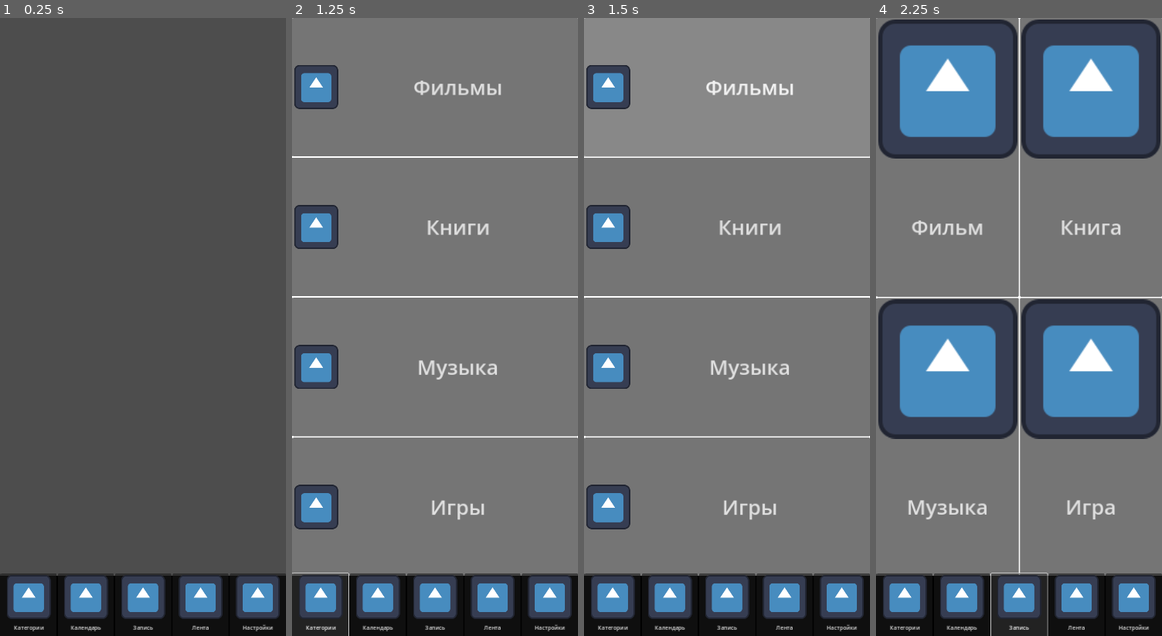
Above: before the commit, frames 1-4 (left to right).
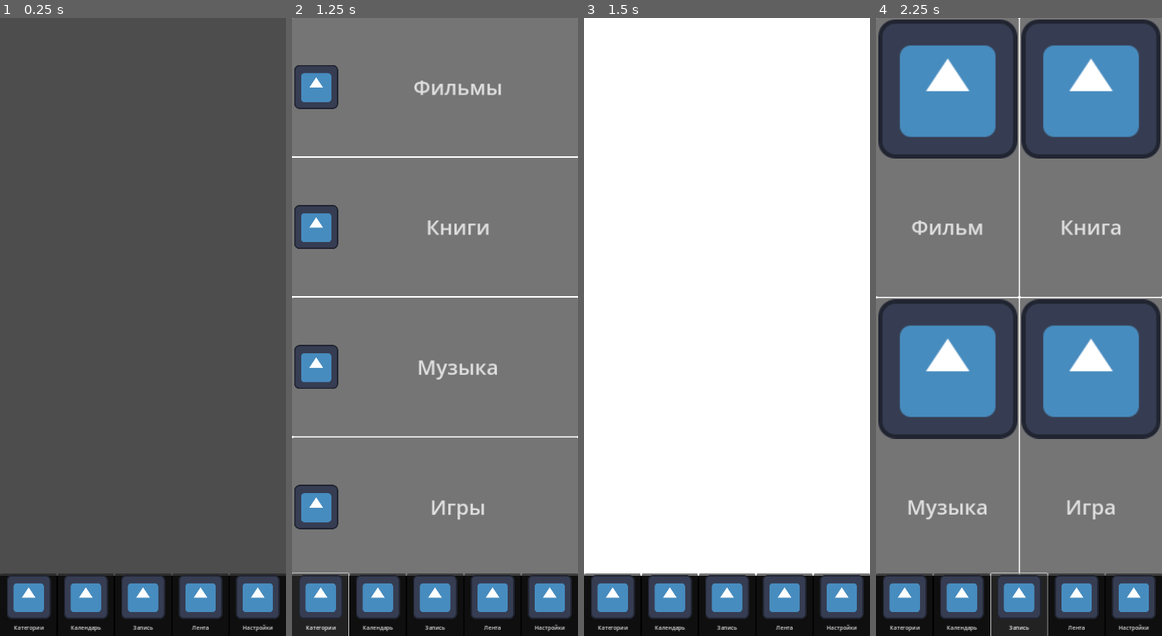
Above: after the commit, the same moments.

Repository: Maweill/ent-log-app
Game: Godot game, scene res://scenes/main/main.tscn
Same seed, same stepped clock (60 frames per second), same inputs: the game is played once before the commit and once after it. The engine's default icon, where the game draws it, is replaced by a stand-in: a white triangle on a blue panel in a dark square.
Inputs:
- Up to frame 1 (0.25 s): no input
- Up to frame 2 (1.25 s): click "Категории" at 0.5 s
- Up to frame 3 (1.5 s): click "Фильмы" at 1.25 s
- Up to frame 4 (2.25 s): click "Запись" at 2 s

Frames 1-2 are identical in both runs. In frame 3, 89% of the frame differs, in the area x 0-100%, y 0-91%; in frame 4, nothing differs.

Commit message:
Реализовал систему сохранения моделей

Diff:
--- a/resources/models/base_model/base_model.gd
+++ b/resources/models/base_model/base_model.gd
@@ -1,6 +1,7 @@
 class_name BaseModel
 
 var id: int
+var type: Enums.ModelType
 
 
 func export_data() -> Dictionary:
--- a/resources/models/movie_model/movie_model.gd
+++ b/resources/models/movie_model/movie_model.gd
@@ -9,6 +9,7 @@
 func export_data() -> Dictionary:
 	return {
 		"id": id,
+		"type": type,
 		"movie_name": movie_name,
 		"is_like": is_like
 	}
@@ -16,5 +17,6 @@
 
 func import_data(dict: Dictionary) -> void:
 	id = dict.id
+	type = dict.type
 	movie_name = dict.movie_name
 	is_like = dict.is_like
--- a/scenes/autoload/model_storage/model_storage.gd
+++ b/scenes/autoload/model_storage/model_storage.gd
@@ -1,78 +1,134 @@
 extends Node
 
-const DIRECTORY_PATH: String = "user://models/"
-const MODEL_FILE_PREFIX: String = "model_"
+const MODELS_ROOT_DIRECTORY_PATH: String = "user://models/"
 const LAST_ID_FILE_NAME: String = "last_id"
 
-var _models_data: Dictionary = {}
+var _models_data_by_type: Dictionary = {} # { Enums.ModelType: { id: { data } } }
 var _last_id: int
 
-
 func _init() -> void:
-	var dir = DirAccess.open("user://")
-	if not dir.dir_exists("models"):
-		dir.make_dir("models")
+	_make_dirs()
 	_load_all_models()
 	_load_last_id()
-
-
-func get_model(model_id: int, model_class) -> BaseModel:
-	if model_id in _models_data.keys():
-		var model_instance: BaseModel = model_class.new()
-		var model_data: Dictionary = _models_data[model_id] as Dictionary
-		model_instance.import_data(model_data)
-		return model_instance
-	else:
-		return null
 
 
 func add_model(model: BaseModel) -> int:
 	_last_id += 1
 	model.id = _last_id
-	_models_data[model.id] = model.export_data()
+	_models_data_by_type[model.type][model.id] = model.export_data()
 	save_model(model)
 	return model.id
 
 
-func remove_model(model_id: int) -> void:
-	if model_id not in _models_data.keys():
+func remove_model(model_id: int, model_type: Enums.ModelType) -> void:
+	if model_id not in _models_data_by_type[model_type].keys():
 		return
-
-	_models_data.erase(model_id)
-	var dir := DirAccess.open(DIRECTORY_PATH)
+	_models_data_by_type[model_type].erase(model_id)
+	var dir := DirAccess.open(_get_dir_path(model_type))
 	if dir.file_exists(str(model_id)):
 		dir.remove(str(model_id))
 
 
 func save_model(model: BaseModel) -> void:
 	var json_data = JSON.stringify(model.export_data())
-	var file = FileAccess.open(DIRECTORY_PATH + MODEL_FILE_PREFIX + str(model.id), FileAccess.WRITE)
+	var path = _get_dir_path(model.type) + str(model.id)
+	var file = FileAccess.open(path, FileAccess.WRITE)
 	file.store_string(json_data)
 	file.close()
 
-	file = FileAccess.open(DIRECTORY_PATH + LAST_ID_FILE_NAME, FileAccess.WRITE)
+	file = FileAccess.open(MODELS_ROOT_DIRECTORY_PATH + LAST_ID_FILE_NAME, FileAccess.WRITE)
 	file.store_32(_last_id)
 
 
+func get_models_of_type(model_type: Enums.ModelType, model_class) -> Array[BaseModel]:
+	if model_type not in _models_data_by_type.keys():
+		return []
+	var result: Array[BaseModel] = []
+	for model_data in _models_data_by_type[model_type].values():
+		var model: BaseModel = model_class.new()
+		model.import_data(model_data)
+		result.append(model)
+	return result
+
+
+func get_model(model_id: int, model_class) -> BaseModel:
+	var all_models_data: Dictionary = _get_all_models_data()
+	if model_id not in all_models_data:
+		return
+	var model_instance: BaseModel = model_class.new()
+	var model_data: Dictionary = all_models_data[model_id] as Dictionary
+	model_instance.import_data(model_data)
+	return model_instance
+
+
+func _make_dirs() -> void:
+	var dir = DirAccess.open("user://")
+	if not dir.dir_exists("models"):
+		dir.make_dir("models")
+	dir = DirAccess.open(MODELS_ROOT_DIRECTORY_PATH)
+	for model_type in Enums.ModelType.values():
+		var dir_name := _get_dir_name(model_type)
+		if not dir.dir_exists(dir_name):
+			dir.make_dir(dir_name)
+
+
 func _load_all_models() -> void:
-	var dir := DirAccess.open(DIRECTORY_PATH)
-	if dir == null:
-		return
-	dir.list_dir_begin()
-	var file_name = dir.get_next()
-	while file_name != "":
-		if file_name.begins_with(MODEL_FILE_PREFIX):
-			var file = FileAccess.open(DIRECTORY_PATH + file_name, FileAccess.READ)
+	for model_type in Enums.ModelType.values():
+		var dir_path := _get_dir_path(model_type)
+		var dir := DirAccess.open(dir_path)
+		if dir == null:
+			return
+
+		dir.list_dir_begin()
+		var file_name = dir.get_next()
+		_models_data_by_type[model_type] = {}
+		while file_name != "":
+			var file = FileAccess.open(dir_path + file_name, FileAccess.READ)
 			var content = file.get_as_text()
 			file.close()
 			var data = JSON.parse_string(content)
-			_models_data[data.id] = data
-		file_name = dir.get_next()
+			_models_data_by_type[model_type][data.id] = data
+			file_name = dir.get_next()
 
 
 func _load_last_id() -> void:
-	var file = FileAccess.open(DIRECTORY_PATH + LAST_ID_FILE_NAME, FileAccess.READ)
+	var file = FileAccess.open(MODELS_ROOT_DIRECTORY_PATH + LAST_ID_FILE_NAME, FileAccess.READ)
 	if file == null:
 		return
 
 	_last_id = file.get_32()
+
+
+func _get_dir_path(model_type: Enums.ModelType) -> String:
+	var result_path := "user://models/"
+	match model_type:
+		Enums.ModelType.MOVIE:
+			result_path += "movies"
+		Enums.ModelType.BOOK:
+			result_path += "books"
+		Enums.ModelType.MUSIC:
+			result_path += "music"
+		Enums.ModelType.GAME:
+			result_path += "games"
+	return result_path + "/"
+
+
+func _get_dir_name(model_type: Enums.ModelType) -> String:
+	var result_name: String
+	match model_type:
+		Enums.ModelType.MOVIE:
+			result_name = "movies"
+		Enums.ModelType.BOOK:
+			result_name = "books"
+		Enums.ModelType.MUSIC:
+			result_name = "music"
+		Enums.ModelType.GAME:
+			result_name = "games"
+	return result_name
+
+
+func _get_all_models_data() -> Dictionary:
+	var result_data := {}
+	for model_type in Enums.ModelType.values():
+		result_data += _models_data_by_type[model_type]
+	return result_data
--- a/scenes/autoload/ui_manager/ui_manager.gd
+++ b/scenes/autoload/ui_manager/ui_manager.gd
@@ -3,6 +3,7 @@
 @export var _new_record_menu_scene: PackedScene
 @export var _categories_menu_scene: PackedScene
 @export var _record_movie_menu_scene: PackedScene
+@export var _movie_category_scene: PackedScene
 
 @onready var _menu_container: Control = %MenuScreen
 
@@ -19,6 +20,8 @@
 			_current_menu_list.append(_instantiate_menu(_categories_menu_scene))
 		Enums.MenuType.RECORD_MOVIE:
 			_current_menu_list.append(_instantiate_menu(_record_movie_menu_scene))
+		Enums.MenuType.MOVIE_CATEGORY:
+			_current_menu_list.append(_instantiate_menu(_movie_category_scene))
 		_:
 			printerr('wrong menu type')
 			return
--- a/scenes/autoload/ui_manager/ui_manager.tscn
+++ b/scenes/autoload/ui_manager/ui_manager.tscn
@@ -1,10 +1,11 @@
-[gd_scene load_steps=6 format=3 uid="uid://fwfa33h333vo"]
+[gd_scene load_steps=7 format=3 uid="uid://fwfa33h333vo"]
 
 [ext_resource type="Script" path="res://scenes/autoload/ui_manager/ui_manager.gd" id="1_5xrnx"]
 [ext_resource type="PackedScene" uid="uid://doiolpuk2658j" path="res://scenes/ui/navigation_menu/navigation_menu.tscn" id="2_3pic8"]
 [ext_resource type="PackedScene" uid="uid://c8wab8cyr5jee" path="res://scenes/ui/new_record_menu/new_record_menu.tscn" id="2_fj6qr"]
 [ext_resource type="PackedScene" uid="uid://cdoo3qyj3rt6e" path="res://scenes/ui/categories_menu/categories_menu.tscn" id="3_jt3lg"]
 [ext_resource type="PackedScene" uid="uid://cm6vs551uq5qk" path="res://scenes/ui/new_record_menu/record_movie_menu/record_movie_menu.tscn" id="4_gxgb5"]
+[ext_resource type="PackedScene" uid="uid://bqvcu2s36gxsa" path="res://scenes/ui/movie_category_menu/movie_category_menu.tscn" id="5_b60u3"]
 
 [node name="UiManager" type="Control"]
 layout_mode = 3
@@ -17,6 +18,7 @@
 _new_record_menu_scene = ExtResource("2_fj6qr")
 _categories_menu_scene = ExtResource("3_jt3lg")
 _record_movie_menu_scene = ExtResource("4_gxgb5")
+_movie_category_scene = ExtResource("5_b60u3")
 
 [node name="MenuScreen" type="Control" parent="."]
 unique_name_in_owner = true
--- a/scenes/ui/categories_menu/categories_menu.gd
+++ b/scenes/ui/categories_menu/categories_menu.gd
@@ -1 +1,5 @@
 extends BaseMenu
+
+
+func _on_movies_pressed() -> void:
+	UiManager.show_menu(Enums.MenuType.MOVIE_CATEGORY)
--- a/scenes/ui/categories_menu/categories_menu.tscn
+++ b/scenes/ui/categories_menu/categories_menu.tscn
@@ -55,3 +55,5 @@
 theme_override_font_sizes/font_size = 60
 text = "Игры"
 icon = ExtResource("1_u6cy1")
+
+[connection signal="pressed" from="CategoriesList/Movies" to="." method="_on_movies_pressed"]
--- /dev/null
+++ b/scenes/ui/movie_category_menu/movie_category_menu.gd
@@ -0,0 +1,11 @@
+extends BaseMenu
+
+@export var _movie_record_item_scene: PackedScene
+
+@onready var _movies_records: VBoxContainer = %MoviesRecords
+
+func _ready() -> void:
+	for movie_model in ModelStorage.get_models_of_type(Enums.ModelType.MOVIE, MovieModel):
+		var movie_record_item := _movie_record_item_scene.instantiate() as MovieRecordItem
+		_movies_records.add_child(movie_record_item)
+		movie_record_item.configure(movie_model)
--- /dev/null
+++ b/scenes/ui/movie_category_menu/movie_category_menu.tscn
@@ -0,0 +1,31 @@
+[gd_scene load_steps=3 format=3 uid="uid://bqvcu2s36gxsa"]
+
+[ext_resource type="Script" path="res://scenes/ui/movie_category_menu/movie_category_menu.gd" id="1_dnvjv"]
+[ext_resource type="PackedScene" uid="uid://rp23wc6u6n5x" path="res://scenes/ui/movie_category_menu/movie_record_item/movie_record_item.tscn" id="2_r1r5r"]
+
+[node name="MovieCategoryMenu" type="Control"]
+layout_mode = 3
+anchors_preset = 15
+anchor_right = 1.0
+anchor_bottom = 1.0
+grow_horizontal = 2
+grow_vertical = 2
+script = ExtResource("1_dnvjv")
+_movie_record_item_scene = ExtResource("2_r1r5r")
+
+[node name="Background" type="ColorRect" parent="."]
+layout_mode = 1
+anchors_preset = 15
+anchor_right = 1.0
+anchor_bottom = 1.0
+grow_horizontal = 2
+grow_vertical = 2
+
+[node name="MoviesRecords" type="VBoxContainer" parent="."]
+unique_name_in_owner = true
+layout_mode = 1
+anchors_preset = 15
+anchor_right = 1.0
+anchor_bottom = 1.0
+grow_horizontal = 2
+grow_vertical = 2
--- /dev/null
+++ b/scenes/ui/movie_category_menu/movie_record_item/movie_record_item.gd
@@ -0,0 +1,13 @@
+extends Control
+
+class_name  MovieRecordItem
+
+@export var _like_texture: Texture2D
+@export var _dislike_texture: Texture2D
+
+@onready var _movie_name: Label = %MovieName
+@onready var _movie_rating: TextureRect = %MovieRating
+
+func configure(movie_model: MovieModel) -> void:
+	_movie_name.text = movie_model.movie_name
+	_movie_rating.texture = _like_texture if movie_model.is_like else _dislike_texture
--- /dev/null
+++ b/scenes/ui/movie_category_menu/movie_record_item/movie_record_item.tscn
@@ -0,0 +1,47 @@
+[gd_scene load_steps=3 format=3 uid="uid://rp23wc6u6n5x"]
+
+[ext_resource type="Script" path="res://scenes/ui/movie_category_menu/movie_record_item/movie_record_item.gd" id="1_co1fs"]
+[ext_resource type="Texture2D" uid="uid://bf46kaeffbknr" path="res://icon.svg" id="2_47umu"]
+
+[node name="MovieRecordItem" type="Control"]
+layout_mode = 3
+anchors_preset = 15
+anchor_right = 1.0
+anchor_bottom = 1.0
+grow_horizontal = 2
+grow_vertical = 2
+size_flags_horizontal = 3
+size_flags_vertical = 3
+script = ExtResource("1_co1fs")
+
+[node name="Background" type="ColorRect" parent="."]
+layout_mode = 1
+anchors_preset = 15
+anchor_right = 1.0
+anchor_bottom = 1.0
+grow_horizontal = 2
+grow_vertical = 2
+color = Color(0, 0, 0, 1)
+
+[node name="HBoxContainer" type="HBoxContainer" parent="."]
+layout_mode = 1
+anchors_preset = 15
+anchor_right = 1.0
+anchor_bottom = 1.0
+grow_horizontal = 2
+grow_vertical = 2
+
+[node name="MovieName" type="Label" parent="HBoxContainer"]
+unique_name_in_owner = true
+layout_mode = 2
+size_flags_horizontal = 3
+theme_override_font_sizes/font_size = 60
+text = "Название"
+horizontal_alignment = 1
+
+[node name="MovieRating" type="TextureRect" parent="HBoxContainer"]
+unique_name_in_owner = true
+layout_mode = 2
+size_flags_horizontal = 3
+texture = ExtResource("2_47umu")
+stretch_mode = 5
--- a/scenes/ui/new_record_menu/record_movie_menu/record_movie_menu.gd
+++ b/scenes/ui/new_record_menu/record_movie_menu/record_movie_menu.gd
@@ -15,6 +15,7 @@
 
 func _on_save_pressed() -> void:
 	var movie_model: MovieModel = MovieModel.new()
+	movie_model.type = Enums.ModelType.MOVIE
 	movie_model.is_like = _is_like
 	movie_model.movie_name = _movie_name.text
 	ModelStorage.add_model(movie_model)
--- a/scripts/enums.gd
+++ b/scripts/enums.gd
@@ -3,5 +3,13 @@
 enum MenuType {
 	NEW_RECORD,
 	CATEGORIES,
-	RECORD_MOVIE
+	RECORD_MOVIE,
+	MOVIE_CATEGORY
 }
+
+enum ModelType {
+	MOVIE,
+	BOOK,
+	MUSIC,
+	GAME
+}
Not shown, changed: kanban_tasks_data.kanban
